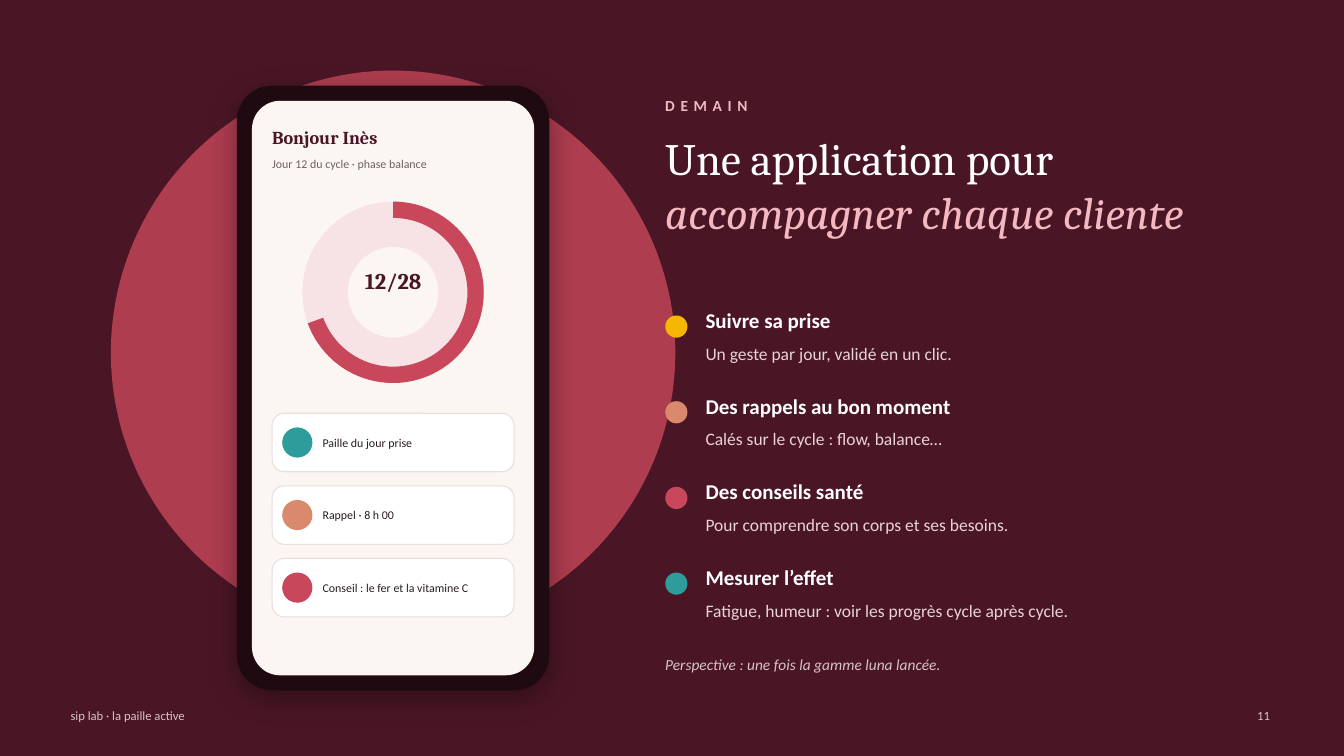
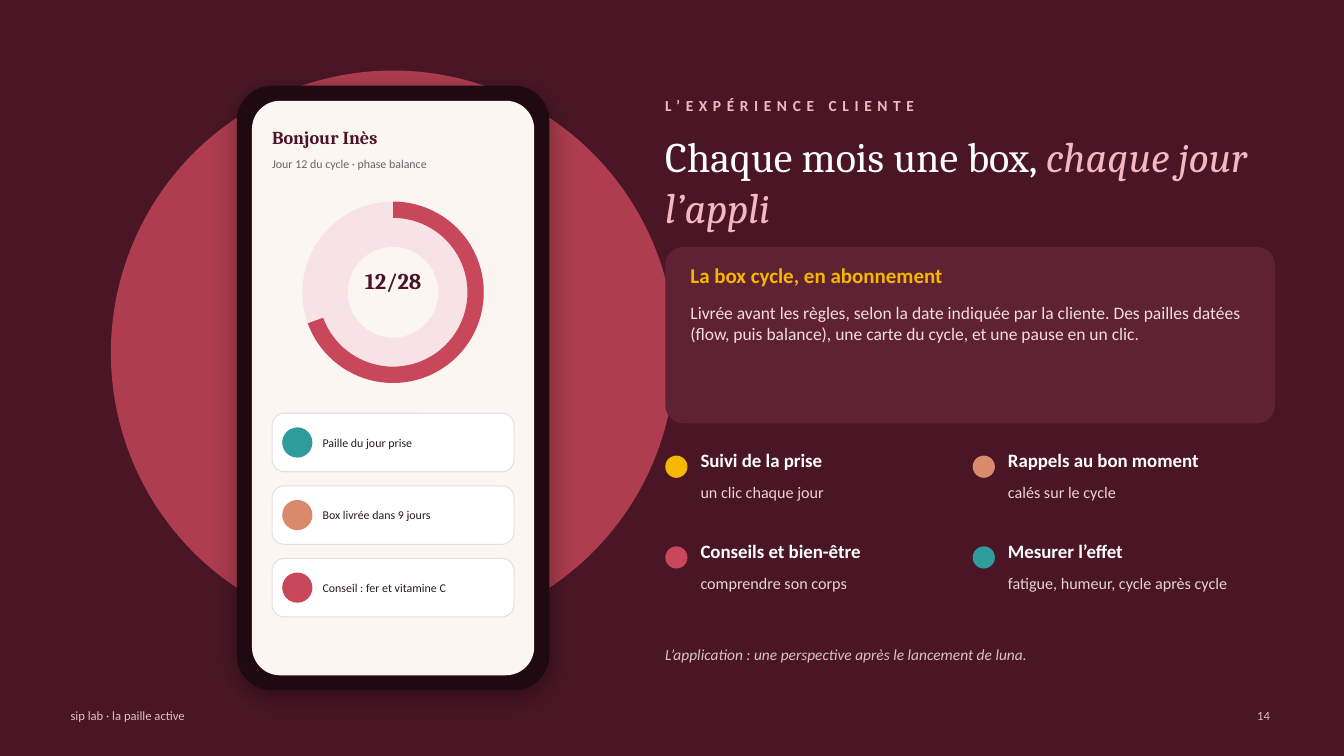
Before and after one commit to nisrine-max/mon-sitee, a slide deck: slide 14 of Dossier_sip_lab/10_Pitchs_et_presentations/Pitch_PEPITE_sip_lab.pptx (slide 11 before the commit). Drawn at 1344x756 pixels with LibreOffice and Linux fonts; fonts in the diff are those of the drawing. Boxes give left, top, right and bottom in pixels: in the first picture for what was removed or moved away, otherwise in the second. Text is boxed around its words. In the diff, an @@ line names an element or a change of style, - is before the commit and + after.

```diff
--- a/Dossier_sip_lab/10_Pitchs_et_presentations/Pitch_PEPITE_sip_lab.pptx
+++ b/Dossier_sip_lab/10_Pitchs_et_presentations/Pitch_PEPITE_sip_lab.pptx
@@ text at <box>665,98,914,111</box>: text changed @@
-DEMAIN
+L’EXPÉRIENCE CLIENTE
@@ text at <box>665,143,1247,232</box>: text changed; size 32 to 30 pt; text colour #F4B8C1 to #FFFFFF; italic off @@
-Une application pour accompagner chaque cliente
+Chaque mois une box, chaque jour l’appli
@@ rounded rectangle added at <box>665,247,1275,423</box>, fill #5E2233 @@
@@ text at <box>690,268,943,287</box>: text changed; text colour #FFFFFF to #F5B700 @@
-Suivre sa prise
+La box cycle, en abonnement
@@ ellipse removed at <box>665,316,688,338</box> @@
@@ text at <box>690,307,1240,343</box>: text changed; text colour #E9D3D8 to #F3DDE1 @@
-Un geste par jour, validé en un clic.
+Livrée avant les règles, selon la date indiquée par la cliente. Des pailles datées (flow, puis balance), une carte du cycle, et une pause en un clic.
@@ ellipse: place and size @@
-ellipse at <box>665,401,688,423</box>
+ellipse at <box>665,456,688,478</box>
@@ ellipse at <box>665,456,688,478</box>: fill #D98A6C to #F5B700 @@
@@ text added at <box>701,453,822,470</box>, 13.5 pt, text #FFFFFF, bold @@
+Suivi de la prise
@@ ellipse: place and size @@
-ellipse at <box>665,487,688,509</box>
+ellipse at <box>973,456,995,478</box>
@@ ellipse at <box>973,456,995,478</box>: fill #C8475A to #D98A6C @@
@@ text at <box>1008,453,1199,470</box>: text changed; size 15 to 13.5 pt @@
-Des rappels au bon moment
+Rappels au bon moment
@@ text added at <box>701,487,823,501</box>, 11.5 pt, text #E9D3D8 @@
+un clic chaque jour
@@ text removed at <box>706,484,863,499</box> @@
-Des conseils santé
@@ text at <box>1008,487,1115,501</box>: text changed; size 12.5 to 11.5 pt @@
-Calés sur le cycle : flow, balance…
+calés sur le cycle
@@ text at <box>323,510,431,521</box>: text changed @@
-Rappel · 8 h 00
+Box livrée dans 9 jours
@@ text "Mesurer l’effet": place and size @@
-text "Mesurer l’effet" at <box>706,570,834,585</box>
+text "Mesurer l’effet" at <box>1008,544,1122,558</box>
@@ text "Mesurer l’effet" at <box>1008,544,1122,558</box>: size 15 to 13.5 pt @@
@@ ellipse: place and size @@
-ellipse at <box>665,573,688,595</box>
+ellipse at <box>665,546,688,569</box>
@@ ellipse at <box>665,546,688,569</box>: fill #2E9C9A to #C8475A @@
@@ text added at <box>701,544,861,558</box>, 13.5 pt, text #FFFFFF, bold @@
+Conseils et bien-être
@@ ellipse added at <box>973,546,995,569</box>, fill #2E9C9A @@
@@ text at <box>323,584,446,592</box>: text changed @@
-Conseil : le fer et la vitamine C
+Conseil : fer et vitamine C
@@ text at <box>701,578,847,592</box>: text changed; size 12.5 to 11.5 pt @@
-Pour comprendre son corps et ses besoins.
+comprendre son corps
@@ text at <box>1008,578,1227,592</box>: text changed; size 12.5 to 11.5 pt @@
-Fatigue, humeur : voir les progrès cycle après cycle.
+fatigue, humeur, cycle après cycle
@@ text at <box>665,649,1027,663</box>: text changed @@
-Perspective : une fois la gamme luna lancée.
+L’application : une perspective après le lancement de luna.
@@ text at <box>1257,712,1270,720</box>: text changed @@
-11
+14
```
Also in this commit, not shown: 7 other slides changed, 6 slides added, 3 slides removed, 1 other file.
